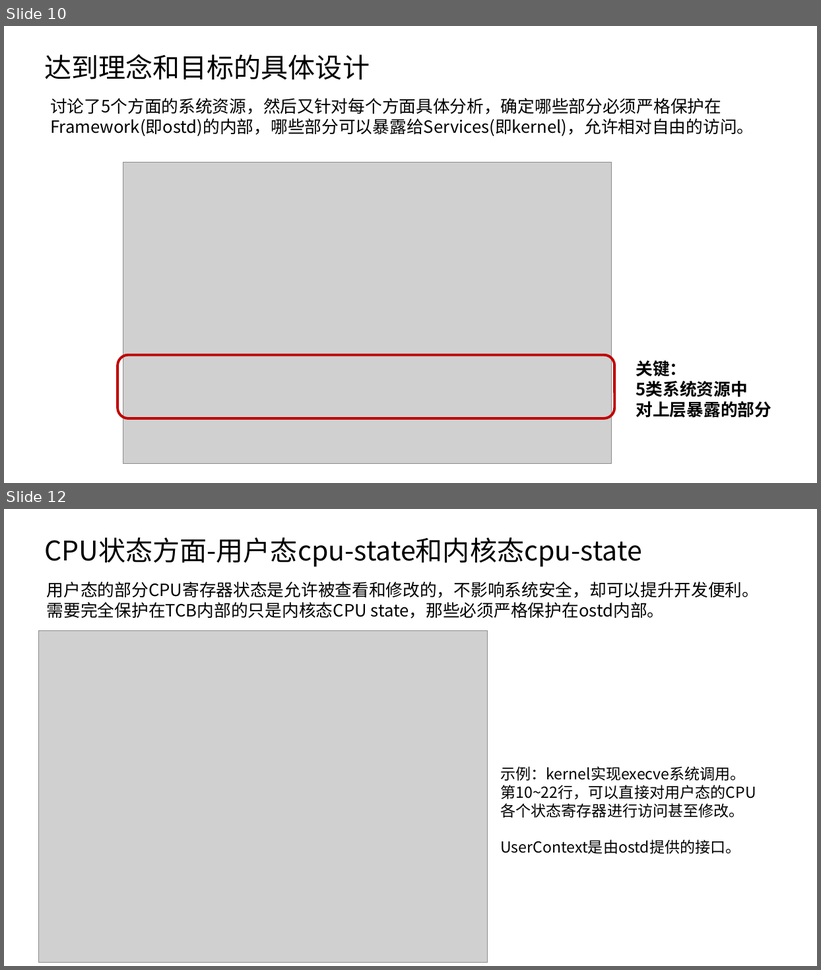
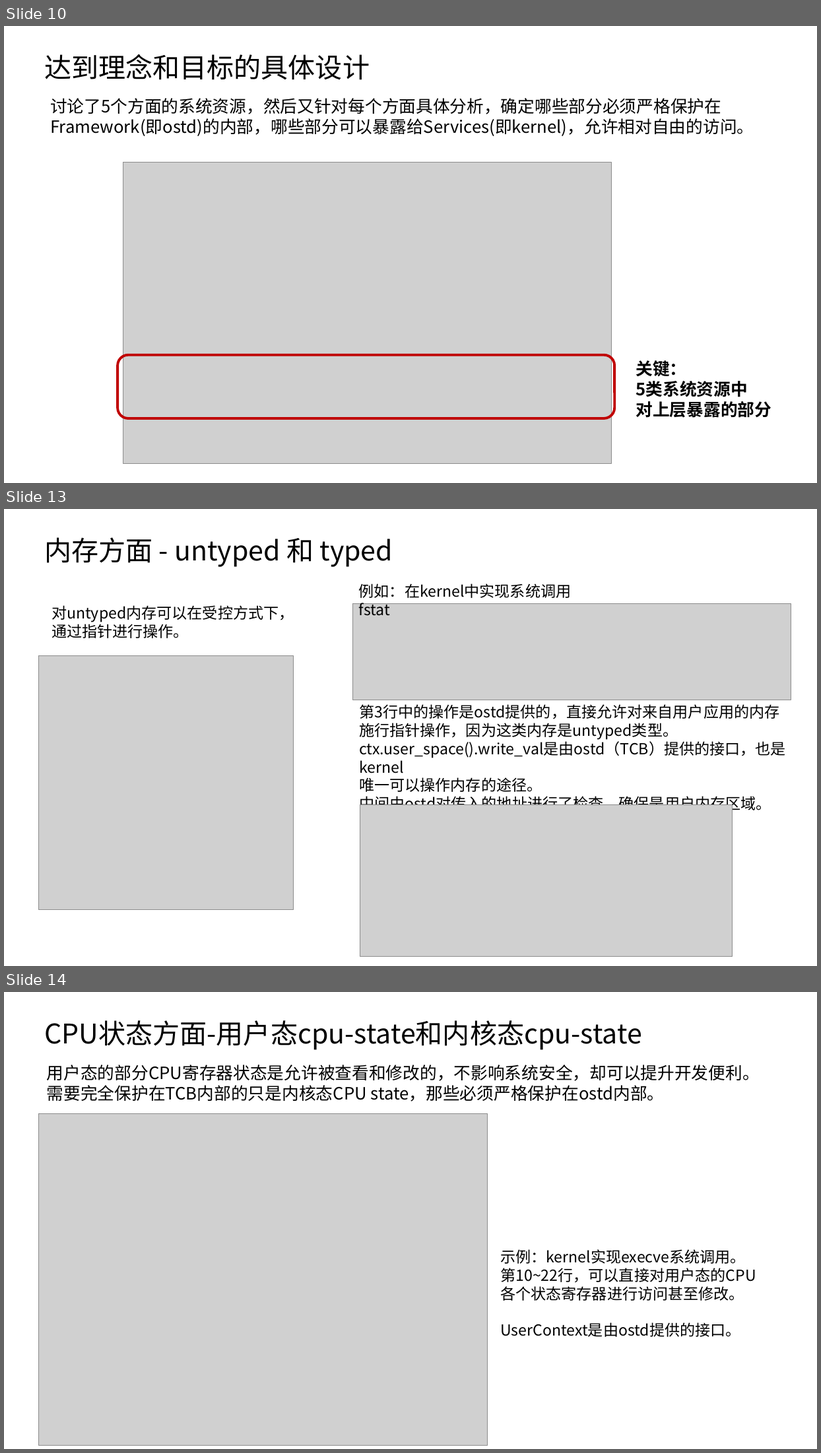
Before and after one commit to lkmodel/doc, a slide deck: Asterinas分析记录.pptx. Shown one above the other, each under a label of ours: slides 10 and 12 before the commit, slides 10, 13 and 14 after it; the slides between them are not shown. The pictures are 821x970 and 821x1453 pixels, drawn with LibreOffice and Linux fonts; fonts in the diff are those of the drawing; grey boxes stand for pictures. Boxes give left, top, right and bottom in pixels: in the first picture for what was removed or moved away, otherwise in the second. Text is boxed around its words. In the diff, an @@ line names an element or a change of style, - is before the commit and + after.

```diff
--- a/Asterinas分析记录.pptx
+++ b/Asterinas分析记录.pptx
@@ slide 13 added at [4,509,817,966], background #FFFFFF @@
@@ text added at [44,537,393,567], 32 pt, text #000000 @@
+内存方面 - untyped 和 typed
@@ text added at [359,584,572,598], 18 pt, text #000000 @@
+例如：在kernel中实现系统调用fstat
@@ text added at [52,605,294,638], 18 pt, text #000000 @@
+对untyped内存可以在受控方式下，
+通过指针进行操作。
@@ picture added at [353,604,791,700] @@
@@ picture added at [38,656,294,910] @@
@@ text added at [359,704,786,813], 18 pt, text #000000 @@
+第3行中的操作是ostd提供的，直接允许对来自用户应用的内存
+施行指针操作，因为这类内存是untyped类型。
+ctx.user_space().write_val是由ostd（TCB）提供的接口，也是kernel
+唯一可以操作内存的途径。
+中间由ostd对传入的地址进行了检查，确保是用户内存区域。
@@ picture added at [360,805,733,956] @@
@@ what was slide 12 is now slide 14 @@
```
Also in this commit, not shown: 2 slides changed, 1 other slide added, 11 other files.
